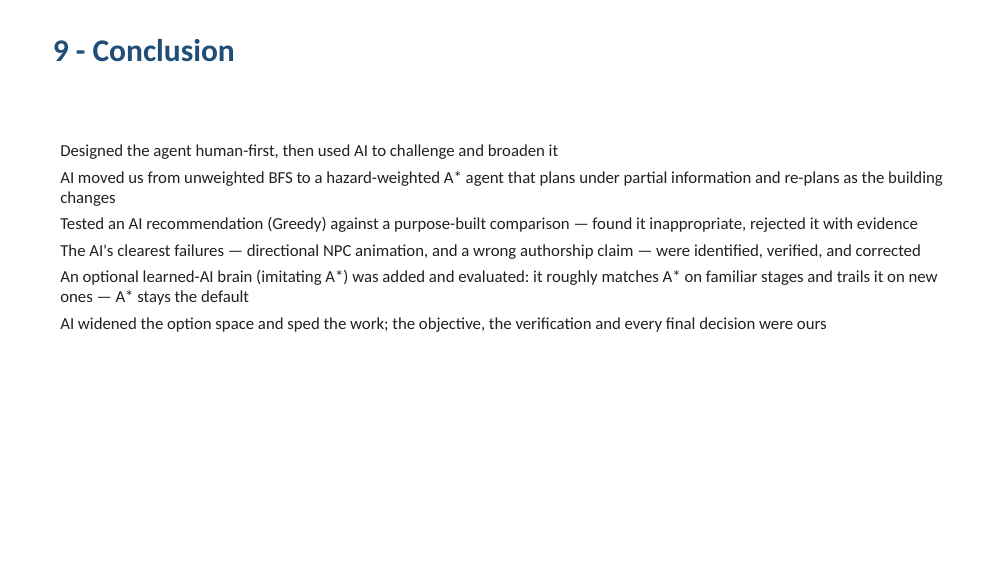
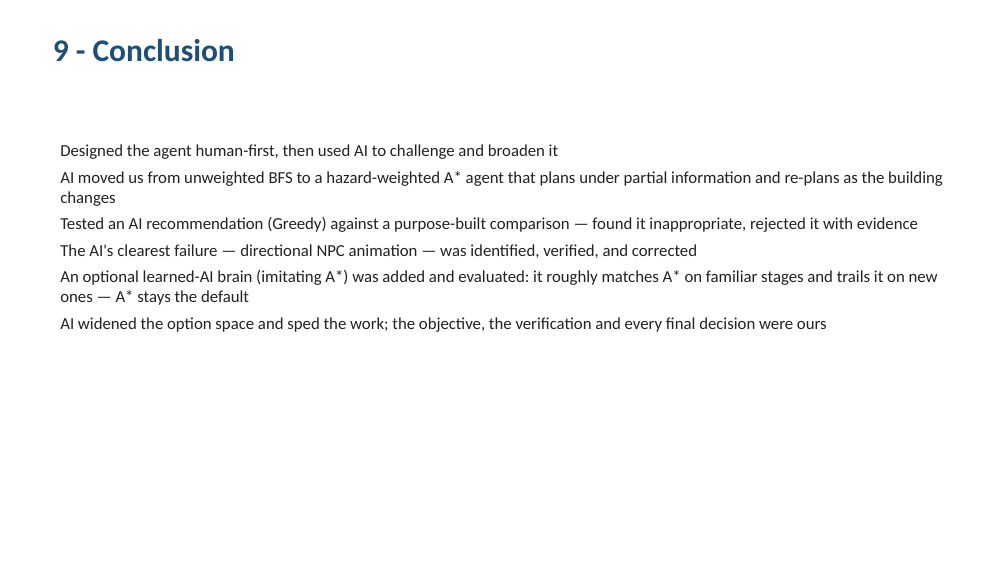
Before and after one commit to Jeb-Lee/CT3201_AI, a slide deck: slide 11 of docs/report/CT3201_Slides.pptx. Drawn at 1008x567 pixels with LibreOffice and Linux fonts; fonts in the diff are those of the drawing. Boxes give left, top, right and bottom in pixels: in the first picture for what was removed or moved away, otherwise in the second. Text is boxed around its words. In the diff, an @@ line names an element or a change of style, - is before the commit and + after.

```diff
--- a/docs/report/CT3201_Slides.pptx
+++ b/docs/report/CT3201_Slides.pptx
@@ text at box(60, 244, 697, 258): text changed @@
-The AI's clearest failures — directional NPC animation, and a wrong authorship claim — were identified, verified, and corrected
+The AI's clearest failure — directional NPC animation — was identified, verified, and corrected
```
